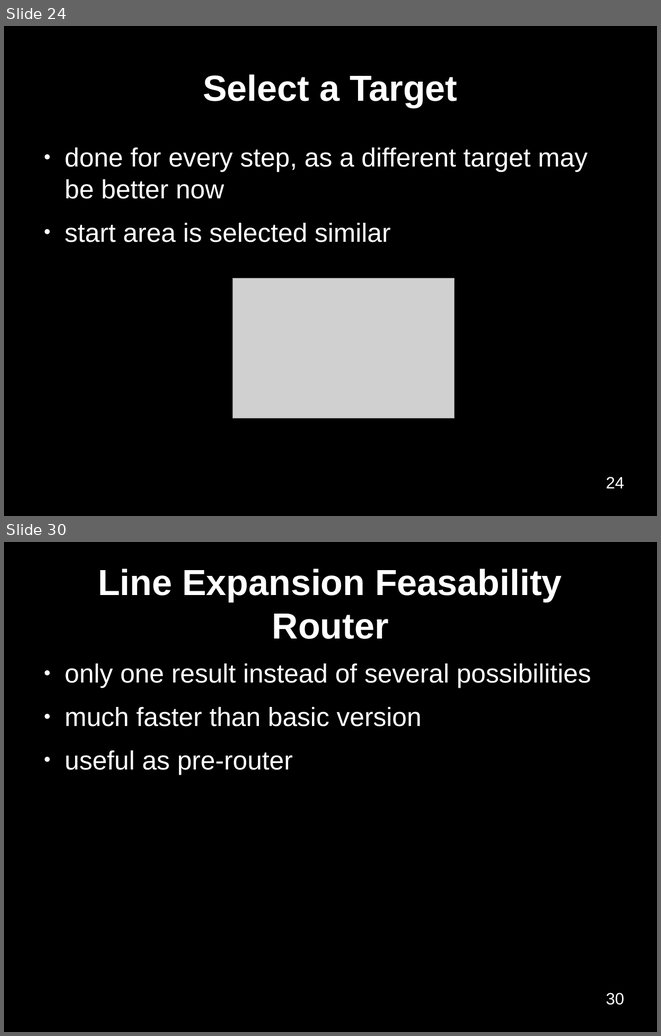
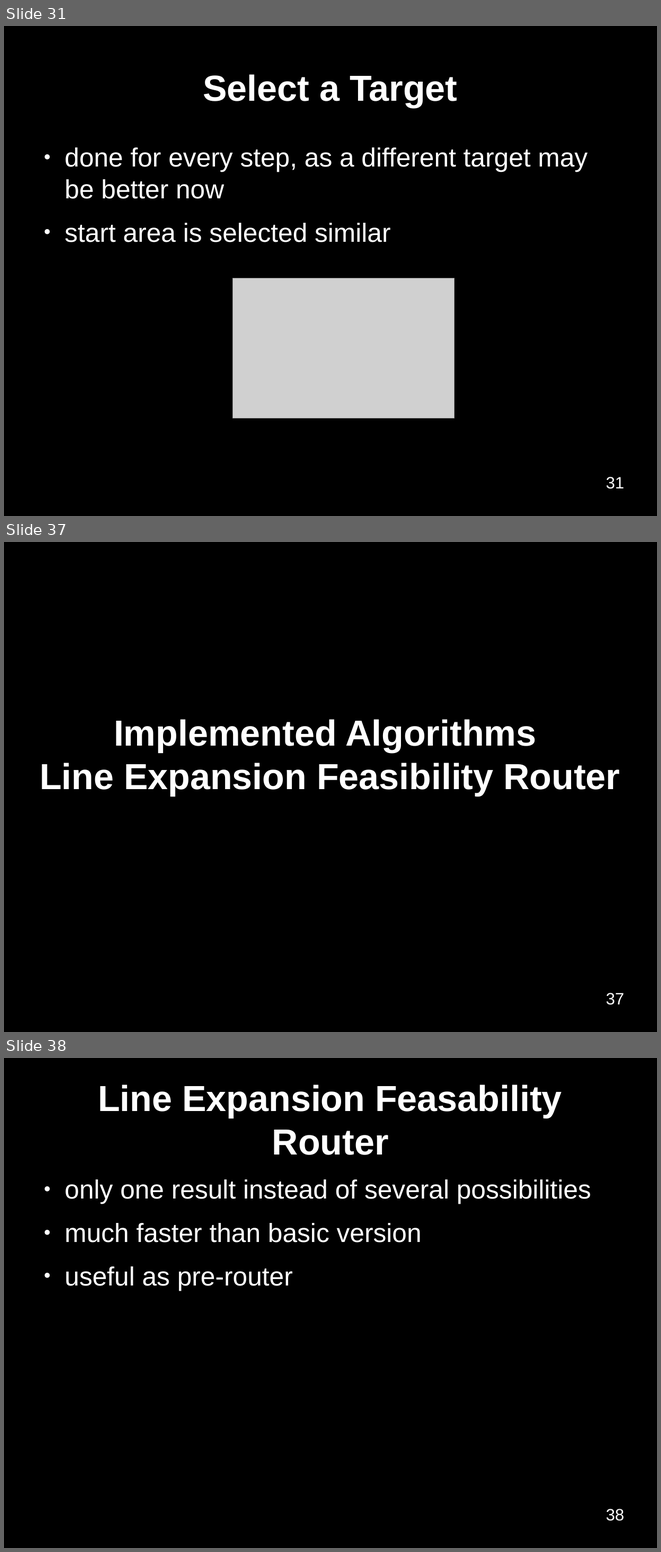
Before and after one commit to benediktibk/bachelorthesis, a slide deck: presentation.odp. Shown one above the other, each under a label of ours: slides 24 and 30 before the commit, slides 31, 37 and 38 after it; the slides between them are not shown. The pictures are 661x1036 and 661x1552 pixels, drawn with LibreOffice and Linux fonts; fonts in the diff are those of the drawing; grey boxes stand for pictures; background and template pictures are left out. Boxes give left, top, right and bottom in pixels: in the first picture for what was removed or moved away, otherwise in the second. Text is boxed around its words. In the diff, an @@ line names an element or a change of style, - is before the commit and + after.

```diff
--- a/presentation.odp
+++ b/presentation.odp
@@ slide 37 added at <box>4,542,657,1032</box>, background #000000 @@
@@ title added at <box>40,719,620,796</box>, 44 pt, text #FFFFFF, bold @@
+Implemented Algorithms
+Line Expansion Feasibility Router
@@ page number added at <box>606,992,625,1005</box>, 20 pt, text #FFFFFF @@
+37
@@ what was slide 24 is now slide 31 @@
@@ page number at <box>606,476,625,489</box>: text changed @@
-24
+31
@@ what was slide 30 is now slide 38 @@
@@ page number at <box>606,1508,625,1521</box>: text changed @@
-30
+38
```
Also in this commit, not shown: 9 slides changed, 9 other slides added, 2 slides removed.
